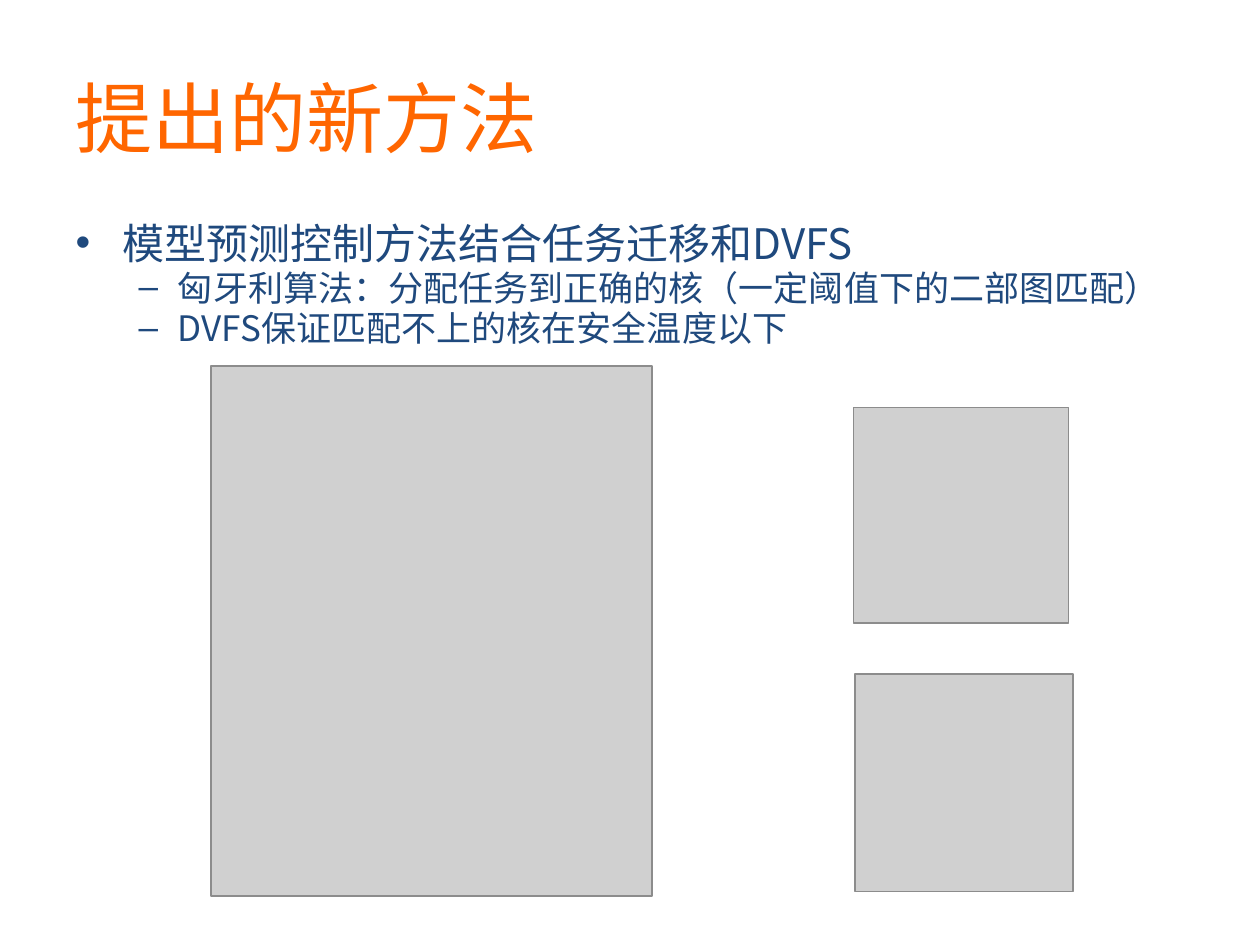
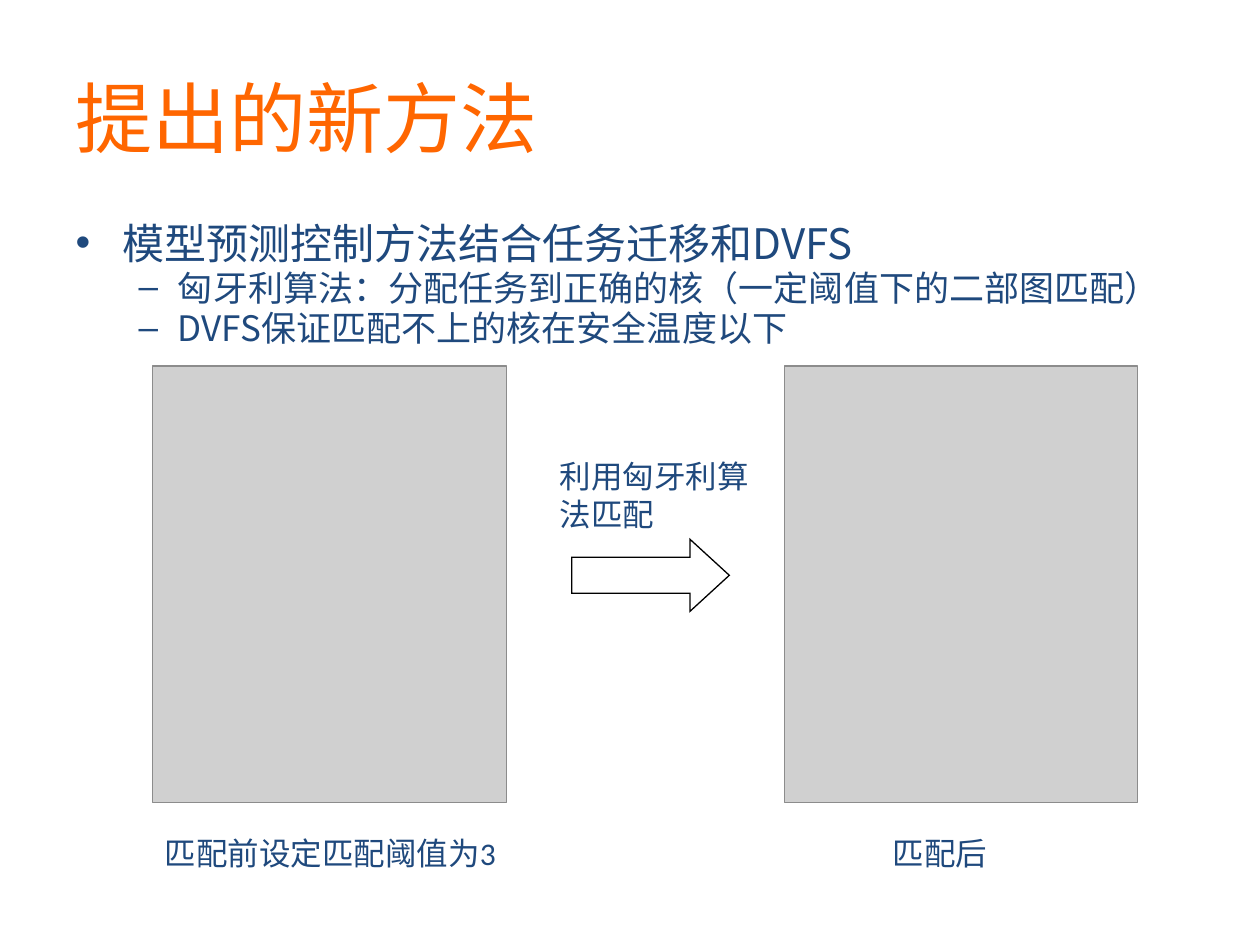
Before and after one commit to martian9/xin-yuan-houqin, a slide deck: slide 7 of ppt/majian.pptx. Drawn at 1260x945 pixels with LibreOffice and Linux fonts; fonts in the diff are those of the drawing; grey boxes stand for pictures. Boxes give left, top, right and bottom in pixels: in the first picture for what was removed or moved away, otherwise in the second. Text is boxed around its words. In the diff, an @@ line names an element or a change of style, - is before the commit and + after.

Commit message:
mod ppt

```diff
--- a/ppt/majian.pptx
+++ b/ppt/majian.pptx
@@ picture added at (152, 365, 507, 801) @@
@@ picture removed at (212, 365, 653, 896) @@
@@ picture added at (784, 365, 1138, 801) @@
@@ picture removed at (853, 407, 1068, 622) @@
@@ text added at (560, 461, 749, 529), 18 pt, text #1F497D @@
+利用匈牙利算法匹配
@@ right arrow added at (572, 539, 730, 611), fill #FFFFFF, outline #000000 0.75 pt @@
@@ picture removed at (856, 674, 1074, 892) @@
@@ text added at (165, 838, 496, 868), 18 pt, text #1F497D @@
+匹配前设定匹配阈值为3
@@ text added at (893, 839, 988, 868), 18 pt, text #1F497D @@
+匹配后
```
Also in this commit, not shown: 5 other slides changed, 6 slides added, 8 slides removed.
